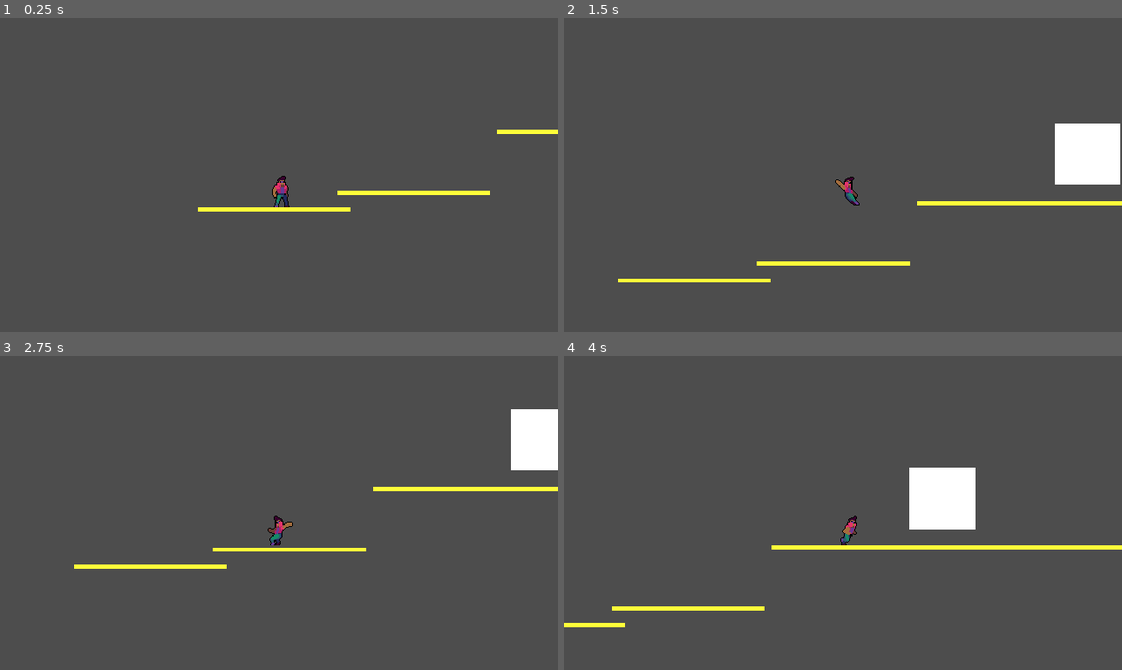
Above: before the commit, frames 1-4 (two rows, left to right).
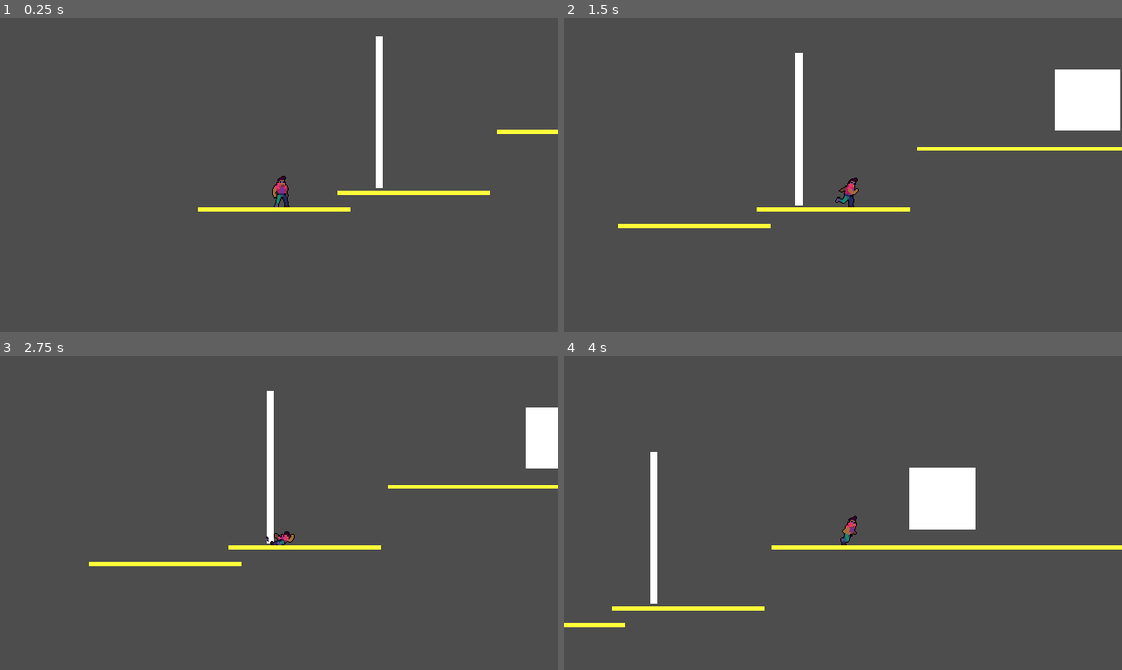
Above: after the commit, the same moments.

Repository: NoahKise/Max_Rush
Game: Godot game, scene res://scenes/world.tscn
The game is run twice, just before and just after one commit, with the same random seed, the same clock (stepped at 60 frames per second) and the same inputs.
Inputs:
- Up to frame 1 (0.25 s): no input
- Up to frame 2 (1.5 s): hold S (slide) 0.53-1.28 s; hold D (move_right) from 0.53 s (still down); tap Space (jump) at 0.77, 1.07 s; tap W (climb, bound only after the commit) at 0.8, 1.35 s
- Up to frame 3 (2.75 s): tap Space (jump) at 1.52, 1.55, 1.82, 2.1 s; release D (move_right) at 2.03 s; hold A (move_left) from 2.03 s (still down); hold S (slide) from 2.03 s (still down)
- Up to frame 4 (4 s): release A (move_left) at 2.78 s; release S (slide) at 2.78 s; hold D (move_right) from 2.78 s (still down); tap S (slide) at 2.85 s; tap Space (jump) at 3.02, 3.32, 3.77, 3.8 s; tap W (climb, bound only after the commit) at 3.05 s; hold W (climb, bound only after the commit) from 3.53 s (still down)

The runs differ from the first frame. In frame 1, 0.6% of the frame differs, in the area x 67-69%, y 5-55%; in frame 2, 7.2%, in the area x 9-100%, y 11-85%; in frame 3, 2.8%; in frame 4, 0.6%.

Commit message:
add ladder climb mechanic w/ correct jump count behavior

Diff:
--- a/project.godot
+++ b/project.godot
@@ -14,6 +14,10 @@
 run/main_scene="res://scenes/world.tscn"
 config/features=PackedStringArray("4.2", "GL Compatibility")
 config/icon="res://icon.svg"
+
+[autoload]
+
+Global="*res://scripts/global.gd"
 
 [display]
 
@@ -49,6 +53,11 @@
 "events": [Object(InputEventKey,"resource_local_to_scene":false,"resource_name":"","device":-1,"window_id":0,"alt_pressed":false,"shift_pressed":false,"ctrl_pressed":false,"meta_pressed":false,"pressed":false,"keycode":0,"physical_keycode":83,"key_label":0,"unicode":115,"echo":false,"script":null)
 ]
 }
+climb={
+"deadzone": 0.5,
+"events": [Object(InputEventKey,"resource_local_to_scene":false,"resource_name":"","device":-1,"window_id":0,"alt_pressed":false,"shift_pressed":false,"ctrl_pressed":false,"meta_pressed":false,"pressed":false,"keycode":0,"physical_keycode":87,"key_label":0,"unicode":119,"echo":false,"script":null)
+]
+}
 
 [rendering]
 
--- /dev/null
+++ b/scenes/ladder.tscn
@@ -0,0 +1,23 @@
+[gd_scene load_steps=4 format=3 uid="uid://dya5gr48i28x8"]
+
+[ext_resource type="Script" path="res://scripts/ladder.gd" id="1_qkyoq"]
+
+[sub_resource type="QuadMesh" id="QuadMesh_60wnu"]
+
+[sub_resource type="RectangleShape2D" id="RectangleShape2D_3xdox"]
+size = Vector2(13, 291)
+
+[node name="Ladder" type="Area2D"]
+script = ExtResource("1_qkyoq")
+
+[node name="MeshInstance2D" type="MeshInstance2D" parent="."]
+position = Vector2(-2.75, 135.25)
+scale = Vector2(13.5, 290.5)
+mesh = SubResource("QuadMesh_60wnu")
+
+[node name="CollisionShape2D" type="CollisionShape2D" parent="."]
+position = Vector2(-2.5, 135.5)
+shape = SubResource("RectangleShape2D_3xdox")
+
+[connection signal="body_entered" from="." to="." method="_on_body_entered"]
+[connection signal="body_exited" from="." to="." method="_on_body_exited"]
--- a/scenes/player.tscn
+++ b/scenes/player.tscn
@@ -7,6 +7,7 @@
 [ext_resource type="Texture2D" uid="uid://beuf7hetbnnux" path="res://assets/textures/Biker_jump.png" id="4_cgqnh"]
 [ext_resource type="Texture2D" uid="uid://bh3rcqgkyurow" path="res://assets/textures/Biker_doublejump.png" id="5_6gdy5"]
 [ext_resource type="Texture2D" uid="uid://du5k5jl7xpctq" path="res://assets/textures/Biker_death.png" id="6_s58s8"]
+[ext_resource type="Texture2D" uid="uid://bgcxdowq0op87" path="res://assets/textures/Biker_climb.png" id="8_pallf"]
 
 [sub_resource type="Animation" id="Animation_ky6l1"]
 length = 0.001
@@ -424,9 +425,105 @@
 "values": [2]
 }
 
+[sub_resource type="Animation" id="Animation_e666i"]
+resource_name = "climb"
+length = 0.6
+loop_mode = 1
+tracks/0/type = "value"
+tracks/0/imported = false
+tracks/0/enabled = true
+tracks/0/path = NodePath("Sprite2D:texture")
+tracks/0/interp = 1
+tracks/0/loop_wrap = true
+tracks/0/keys = {
+"times": PackedFloat32Array(0),
+"transitions": PackedFloat32Array(1),
+"update": 1,
+"values": [ExtResource("8_pallf")]
+}
+tracks/1/type = "value"
+tracks/1/imported = false
+tracks/1/enabled = true
+tracks/1/path = NodePath("Sprite2D:hframes")
+tracks/1/interp = 1
+tracks/1/loop_wrap = true
+tracks/1/keys = {
+"times": PackedFloat32Array(0),
+"transitions": PackedFloat32Array(1),
+"update": 1,
+"values": [6]
+}
+tracks/2/type = "value"
+tracks/2/imported = false
+tracks/2/enabled = true
+tracks/2/path = NodePath("Sprite2D:vframes")
+tracks/2/interp = 1
+tracks/2/loop_wrap = true
+tracks/2/keys = {
+"times": PackedFloat32Array(0),
+"transitions": PackedFloat32Array(1),
+"update": 1,
+"values": [1]
+}
+tracks/3/type = "value"
+tracks/3/imported = false
+tracks/3/enabled = true
+tracks/3/path = NodePath("Sprite2D:frame")
+tracks/3/interp = 1
+tracks/3/loop_wrap = true
+tracks/3/keys = {
+"times": PackedFloat32Array(0, 0.1, 0.2, 0.3, 0.4, 0.5),
+"transitions": PackedFloat32Array(1, 1, 1, 1, 1, 1),
+"update": 1,
+"values": [0, 1, 2, 3, 4, 5]
+}
+
+[sub_resource type="Animation" id="Animation_bhdih"]
+resource_name = "climb_idle"
+length = 0.6
+loop_mode = 1
+tracks/0/type = "value"
+tracks/0/imported = false
+tracks/0/enabled = true
+tracks/0/path = NodePath("Sprite2D:texture")
+tracks/0/interp = 1
+tracks/0/loop_wrap = true
+tracks/0/keys = {
+"times": PackedFloat32Array(0),
+"transitions": PackedFloat32Array(1),
+"update": 1,
+"values": [ExtResource("8_pallf")]
+}
+tracks/1/type = "value"
+tracks/1/imported = false
+tracks/1/enabled = true
+tracks/1/path = NodePath("Sprite2D:hframes")
+tracks/1/interp = 1
+tracks/1/loop_wrap = true
+tracks/1/keys = {
+"times": PackedFloat32Array(0),
+"transitions": PackedFloat32Array(1),
+"update": 1,
+"values": [6]
+}
+tracks/2/type = "value"
+tracks/2/imported = false
+tracks/2/enabled = true
+tracks/2/path = NodePath("Sprite2D:frame")
+tracks/2/interp = 1
+tracks/2/loop_wrap = true
+tracks/2/keys = {
+"times": PackedFloat32Array(0, 0.3),
+"transitions": PackedFloat32Array(1, 1),
+"update": 1,
+"values": [0, 3]
+}
+
 [sub_resource type="AnimationLibrary" id="AnimationLibrary_8smb0"]
 _data = {
 "RESET": SubResource("Animation_ky6l1"),
+"climb": SubResource("Animation_e666i"),
+"climb_idle": SubResource("Animation_bhdih"),
 "double_jump": SubResource("Animation_aaxah"),
 "duck": SubResource("Animation_n0do3"),
 "fall": SubResource("Animation_45kvv"),
--- a/scenes/world.tscn
+++ b/scenes/world.tscn
@@ -1,7 +1,8 @@
-[gd_scene load_steps=5 format=3 uid="uid://c8rlca6ptedhg"]
+[gd_scene load_steps=6 format=3 uid="uid://c8rlca6ptedhg"]
 
 [ext_resource type="PackedScene" uid="uid://didg2tm83550w" path="res://scenes/player.tscn" id="1_x0s5n"]
 [ext_resource type="PackedScene" uid="uid://bgrf1ubq03q6y" path="res://scenes/box.tscn" id="2_5o01w"]
+[ext_resource type="PackedScene" uid="uid://dya5gr48i28x8" path="res://scenes/ladder.tscn" id="3_lggn6"]
 
 [sub_resource type="QuadMesh" id="QuadMesh_xrfae"]
 
@@ -9,6 +10,9 @@
 size = Vector2(291.5, 8.5)
 
 [node name="World" type="Node2D"]
+
+[node name="Ladder" parent="." instance=ExtResource("3_lggn6")]
+position = Vector2(349, -146)
 
 [node name="Player" parent="." instance=ExtResource("1_x0s5n")]
 position = Vector2(160, 156)
--- /dev/null
+++ b/scripts/ladder.gd
@@ -0,0 +1,14 @@
+extends Area2D
+
+func _on_body_entered(body):
+	if body.name == "Player":
+		body.is_climbing = true
+
+
+func _on_body_exited(body):
+	if body.name == "Player":
+		body.is_climbing = false
+		if body.last_button_pressed != "none":
+			body.jump_count = 1
+
+		body.last_button_pressed = "none"
--- a/scripts/player.gd
+++ b/scripts/player.gd
@@ -3,6 +3,7 @@
 @export var speed = 300
 @export var gravity = 40
 @export var jump_force = 400
+@export var is_climbing = false
 
 @onready var ap = $AnimationPlayer
 @onready var sprite = $Sprite2D
@@ -14,19 +15,33 @@
 var sliding_cshape = preload("res://resources/player_sliding_cshape.tres")
 
 var jump_max = 2
-var jump_count = 0
+@export var jump_count = 0
 var slide_max = 1
 var slide_count = 0
 var is_sliding = false
 var stuck_under_object = false
+@export var last_button_pressed = "none"
 
 func _physics_process(delta):
-	if !is_on_floor():
+	if is_climbing == false:
 		velocity.y += gravity
 		if velocity.y > 1000:
 			velocity.y = 1000
+	elif is_climbing == true:
+		velocity.y += gravity
+		if Input.is_action_pressed("climb"):
+			velocity.y = -speed
+			last_button_pressed = "up"
+		elif Input.is_action_pressed("slide"):
+			velocity.y = speed
+			last_button_pressed = "down"
+		elif last_button_pressed != "none":
+			velocity.y = 0
 
 	if is_on_floor() && jump_count != 0:
+		jump_count = 0
+
+	if is_climbing == true && last_button_pressed != "none":
 		jump_count = 0
 
 	if Input.is_action_just_pressed("jump") && jump_count < jump_max && !stuck_under_object: #&& is_on_floor():
@@ -71,6 +86,11 @@
 				ap.play("slide")
 			else:
 				ap.play("run")
+	elif is_climbing == true && last_button_pressed != "none":
+		if velocity.y == 0:
+			ap.play("climb_idle")
+		else:
+			ap.play("climb")
 	else:
 		if velocity.y < 0 && jump_count == 2:
 			ap.play("double_jump")
@@ -86,8 +106,9 @@
 	if is_sliding:
 		return
 	is_sliding = true
-	cshape.shape = sliding_cshape
-	cshape.position.y = -15
+	if is_climbing == false:
+		cshape.shape = sliding_cshape
+		cshape.position.y = -15
 func stand():
 	if is_sliding == false:
 		return
Not shown: 1 places in scenes/player.tscn that only renumber resources
